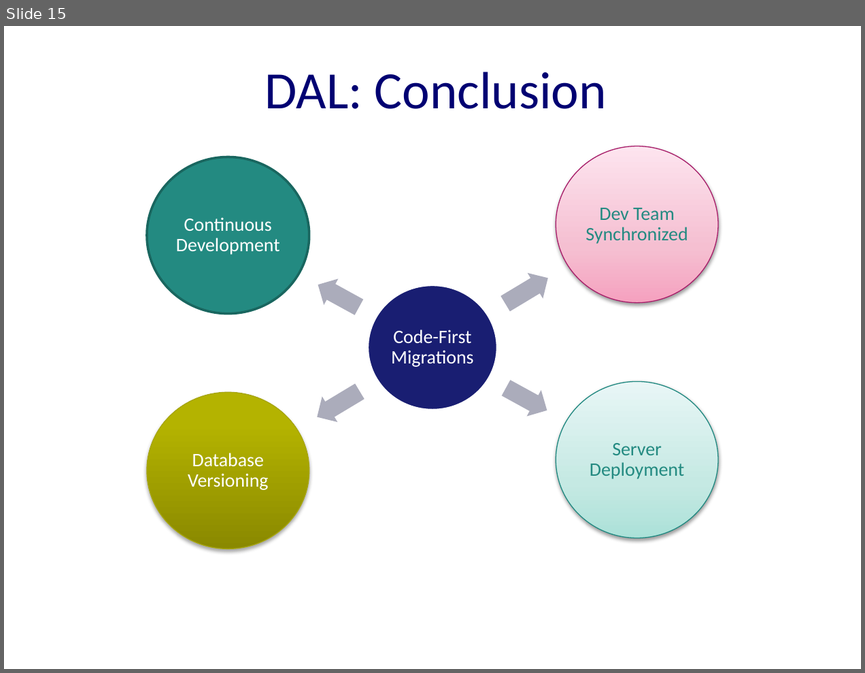
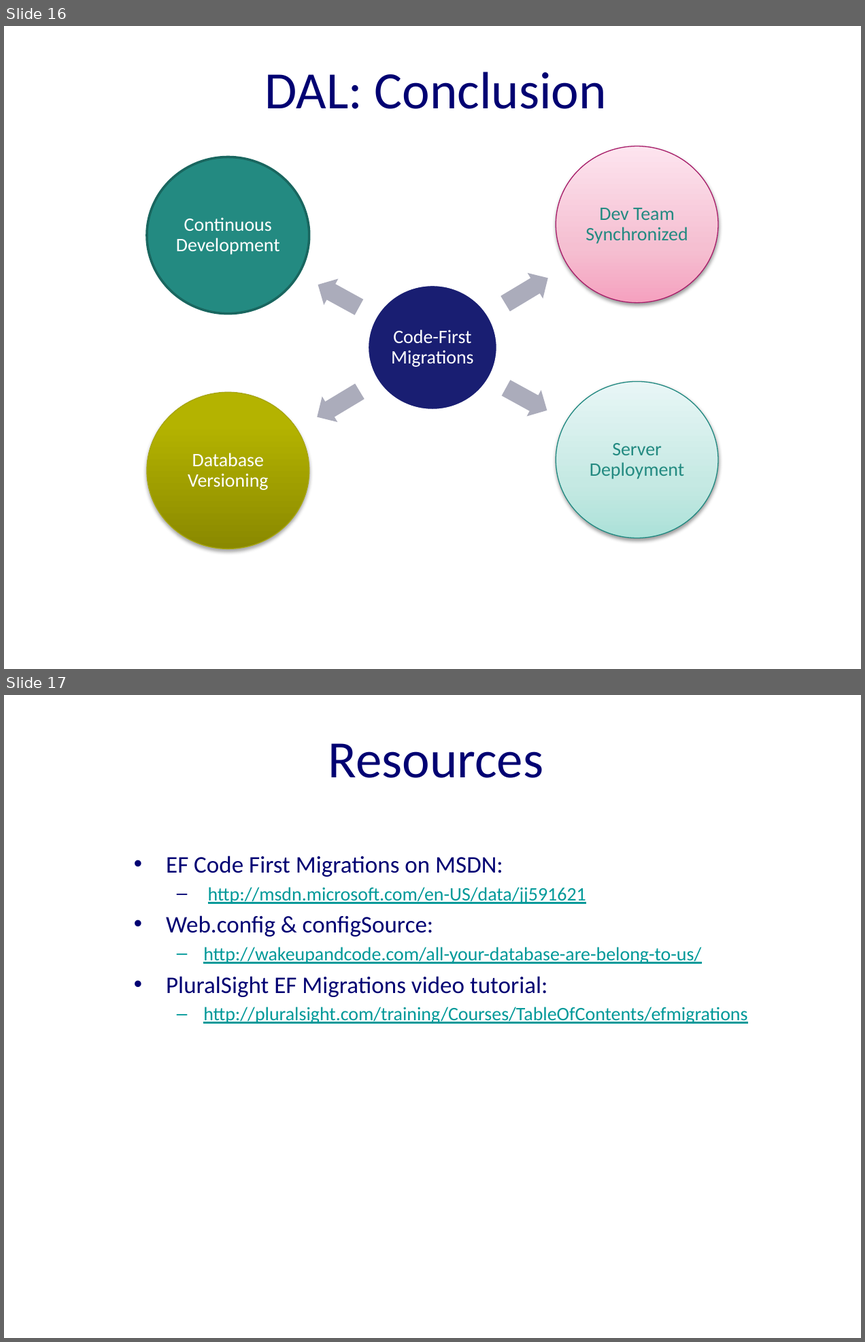
Before and after one commit to excellalabs/ExcellaLean, a slide deck: _presentations/CodeFirstMigrations.pptx. Shown one above the other, each under a label of ours: slide 15 before the commit, slides 16 and 17 after it. The pictures are 865x673 and 865x1342 pixels, drawn with LibreOffice and Linux fonts; fonts in the diff are those of the drawing; background and template pictures are left out. Boxes give left, top, right and bottom in pixels: in the first picture for what was removed or moved away, otherwise in the second. Text is boxed around its words. In the diff, an @@ line names an element or a change of style, - is before the commit and + after.

Commit message:
updated CodeFirstMigrations, added combined Presentations

```diff
--- a/_presentations/CodeFirstMigrations.pptx
+++ b/_presentations/CodeFirstMigrations.pptx
@@ slide 17 added at (4, 695, 861, 1338), background #FFFFFF @@
@@ title added at (328, 743, 543, 778), 44 pt, text #000072 @@
+Resources
@@ text added at (166, 855, 747, 1023), 16 pt, text #009999, underline @@
+• EF Code First Migrations on MSDN:
+  – http://msdn.microsoft.com/en-US/data/jj591621
+• Web.config & configSource:
+  – http://wakeupandcode.com/all-your-database-are-belong-to-us/
+• PluralSight EF Migrations video tutorial:
+  – http://pluralsight.com/training/Courses/TableOfContents/efmigrations
@@ what was slide 15 is now slide 16 @@
```
Also in this commit, not shown: 1 slide changed, 17 other slides added, 8 slides removed, 2 other files.
